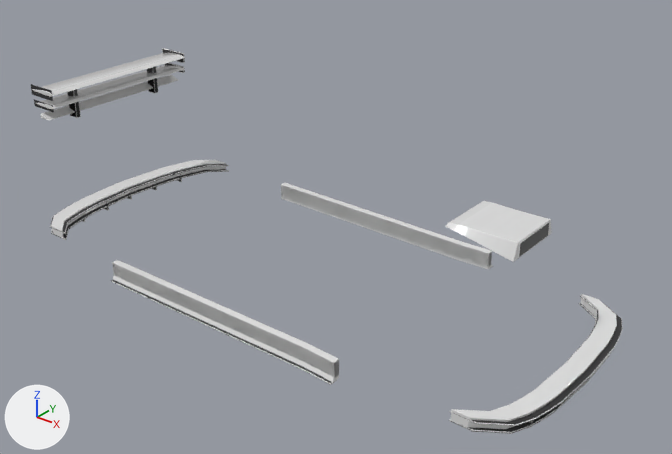
The glTF model veiculos/sketchfab/pecas/caipora/caipora_pecas.glb, before and after one commit.
Before and after are seen from a 50 mm lens placed at (3.29, -3.81, 2.92), pointed at (0.25, 0.0, 0.56). The lights are fixed; the arrows at lower left show +X, +Y and +Z. The picture after the commit comes second. Vertices at exactly the same position are counted once.

Objects in the first picture: 'bumper_front__esportivo', 'bumper_front__lip', 'bumper_rear__difusor', 'bumper_rear__esportivo', 'hood__tomada', 'saia__esportiva', 'saia__lisa', 'spoiler__alto', 'spoiler__labio', 'spoiler__medio'.
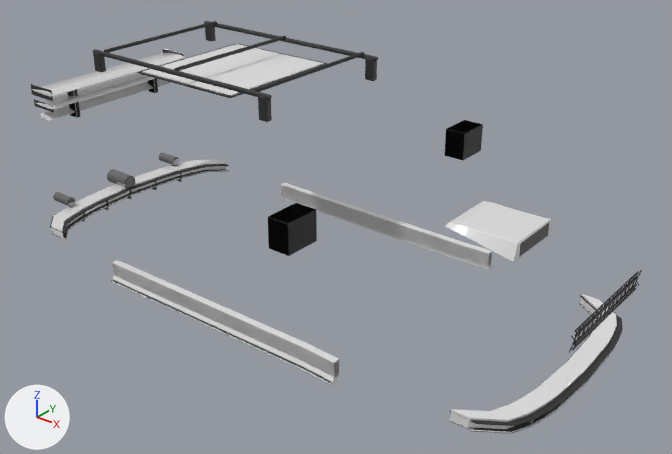
The edits, one by one:
Material 'vidro' (mat_vidro) is new.
Its base color is (0.8, 0.8, 0.8) (white #e7e7e7).
Its roughness is 0.35.
Material 'cromado' (mat_cromado) is new.
Its base color is (0.35, 0.35, 0.36) (grey #a0a0a2).
Its metallic is 1.0.
Its roughness is 0.1.
me_bumper_front__lip has 196 vertices, 388 faces and spans x 1.479..1.874, y -0.694..0.694, z 0.231..0.239.
me_bumper_front__lip is used by ob_bumper_front__lip; location (0.0, 0.0, 0.0).
me_bumper_front__lip part 1: all 272 faces that had it switch from mat_pintura (white #e7e7e7) to mat_chassi (black #2c2c2d).
me_bumper_rear__difusor has 476 vertices, 928 faces and spans x -1.749..-1.369, y -0.736..0.736, z 0.258..0.308.
me_bumper_rear__difusor is used by ob_bumper_rear__difusor; location (0.0, 0.0, 0.0).
me_bumper_rear__difusor part 2: all 752 faces that had it switch from mat_pintura (white #e7e7e7) to mat_chassi (black #2c2c2d).
Mesh me_teto__solar is new.
It has 112 vertices, 216 faces and spans x -0.905..-0.145, y -0.419..0.419, z 1.364..1.373.
Faces by material slot: [204, 12].
It uses material mat_chassi (black #2c2c2d).
It uses material mat_vidro (white #e7e7e7).
Mesh me_teto__bagageiro is new.
It has 524 vertices, 1012 faces and spans x -1.23..0.18, y -0.475..0.475, z 1.315..1.472.
It uses material mat_chassi (black #2c2c2d).
Mesh me_retrovisor__preto is new.
It has 112 vertices, 216 faces and spans x 0.54..0.66, y -0.89..0.89, z 0.87..1.04.
It uses material mat_chassi (black #2c2c2d).
Mesh me_grade__tela is new.
It has 244 vertices, 408 faces and spans x 1.899..1.906, y -0.397..0.397, z 0.575..0.68.
It uses material mat_chassi (black #2c2c2d).
Mesh me_grade__barras is new.
It has 112 vertices, 216 faces and spans x 1.899..1.909, y -0.35..0.35, z 0.598..0.657.
It uses material mat_chassi (black #2c2c2d).
Mesh me_escapamento__duplo is new.
It has 384 vertices, 752 faces and spans x -1.808..-1.645, y -0.502..0.502, z 0.317..0.381.
Faces by material slot: [632, 120].
It uses material mat_chassi (black #2c2c2d).
It uses material mat_cromado (grey #a0a0a2).
Mesh me_escapamento__central is new.
It has 192 vertices, 376 faces and spans x -1.808..-1.605, y -0.048..0.048, z 0.301..0.397.
Faces by material slot: [316, 60].
It uses material mat_chassi (black #2c2c2d).
It uses material mat_cromado (grey #a0a0a2).
Object 'teto__solar' (ob_teto__solar) is new; it shows me_teto__solar.
Its location is (0.0, 0.0, 0.0).
Object 'teto__bagageiro' (ob_teto__bagageiro) is new; it shows me_teto__bagageiro.
Its location is (0.0, 0.0, 0.0).
Object 'retrovisor__preto' (ob_retrovisor__preto) is new; it shows me_retrovisor__preto.
Its location is (0.0, 0.0, 0.0).
Object 'grade__tela' (ob_grade__tela) is new; it shows me_grade__tela.
Its location is (0.0, 0.0, 0.0).
Object 'grade__barras' (ob_grade__barras) is new; it shows me_grade__barras.
Its location is (0.0, 0.0, 0.0).
Object 'escapamento__duplo' (ob_escapamento__duplo) is new; it shows me_escapamento__duplo.
Its location is (0.0, 0.0, 0.0).
Object 'escapamento__central' (ob_escapamento__central) is new; it shows me_escapamento__central.
Its location is (0.0, 0.0, 0.0).

What differs and where, as boxes (x1, y1, x2, y2) in the pictures (672 x 454 px):
'teto__solar', added
    after: (137, 43, 328, 98)
'teto__bagageiro', added
    after: (93, 21, 378, 122)
'retrovisor__preto', added
    after: (268, 120, 483, 256)
'grade__tela', added
    after: (569, 270, 642, 353)
'grade__barras', added
    after: (573, 276, 638, 345)
'escapamento__duplo', added
    after: (53, 153, 179, 207)
'escapamento__central', added
    after: (107, 169, 135, 189)
part 1 of me_bumper_front__lip, recoloured
    both: (449, 295, 623, 426)
part 2 of me_bumper_rear__difusor, recoloured
    both: (50, 165, 229, 233)
